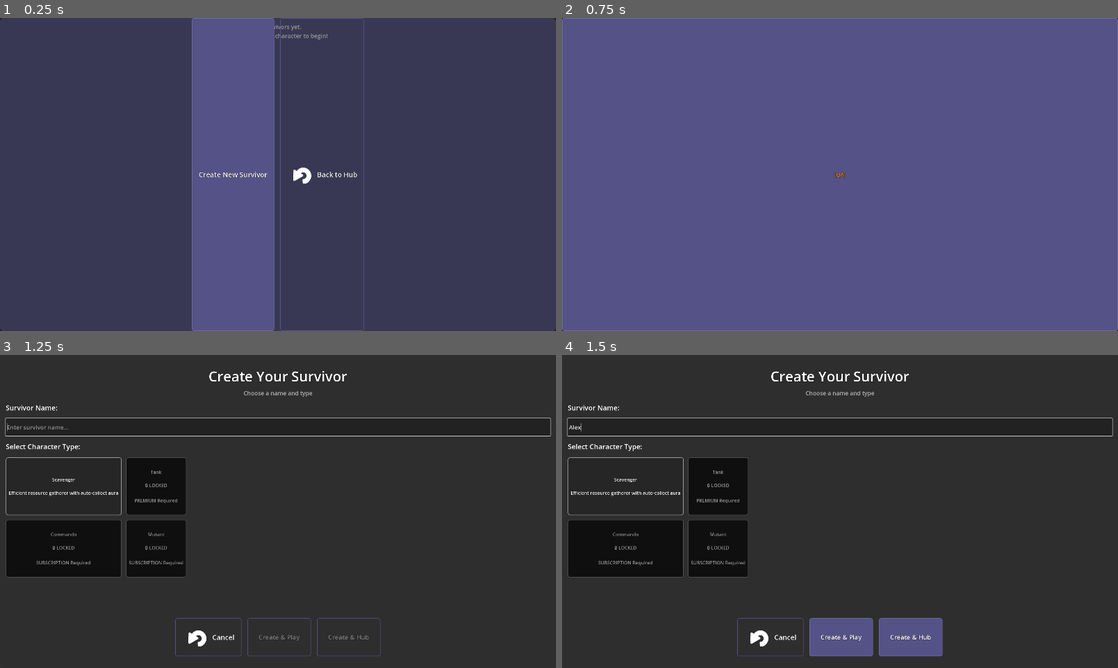
Above: before the commit, frames 1-4 (two rows, left to right).
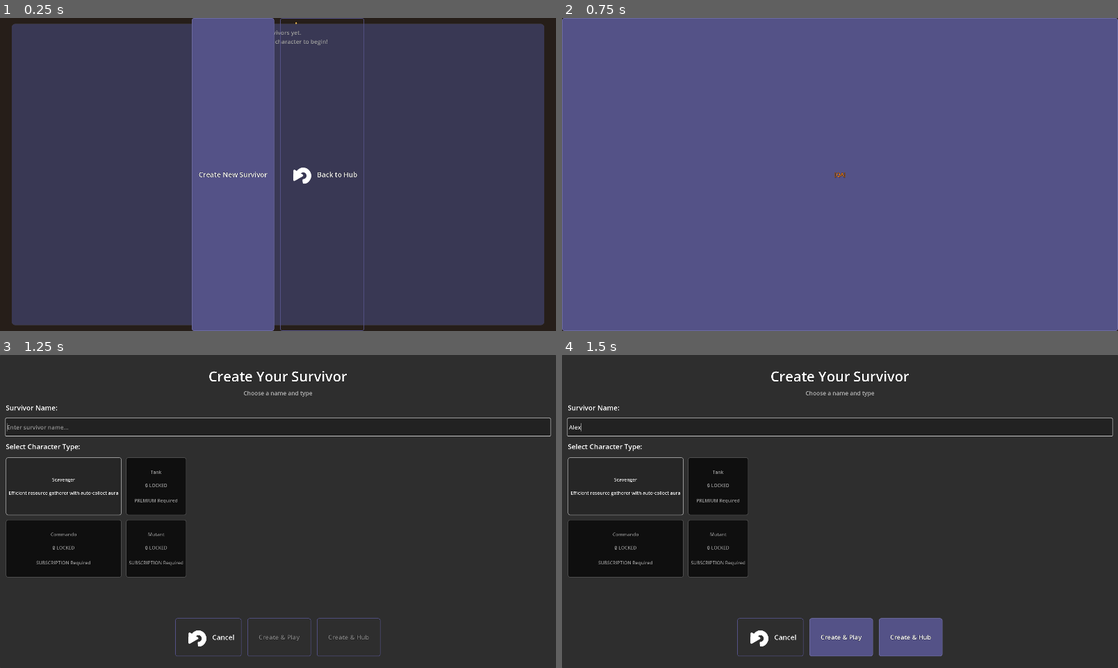
Above: after the commit, the same moments.

Repository: alanjayspector/scrap-survivor-godot
Game: Godot game, scene res://scenes/ui/character_roster.tscn
Two runs of this game, one before a commit and one after it. Both use one fixed random seed, a clock stepped at 60 frames per second and the inputs below. This scene is started directly instead of the project's main scene. Sound files missing from this copy of the repository are replaced by a short silence.
Inputs (mouse positions are in pixels of both pictures, inside the frame that each line leads up to):
- Up to frame 1 (0.25 s): no input
- Up to frame 2 (0.75 s): click "Back to Hub" at 0.5 s
- Up to frame 3 (1.25 s): no input
- Up to frame 4 (1.5 s): click (840, 426) at 1.27 s; type "Alex" at 1.35 s

The runs differ from the first frame. In frame 1, 7.2% of the frame differs, in the area x 0-100%, y 0-100%; in frame 2, nothing differs; in frame 3, nothing differs; in frame 4, nothing differs.

Commit message:
fix(ui): correct layout mode conflicts in ScreenContainer scenes
QA Pass 6 fixes for broken layout on device.

- Move BackgroundPanel outside ScreenContainer in character_creation (full bleed)
- Change ScreenContainer children to layout_mode = 2 (container-controlled)
- Remove anchors_preset from container children (incompatible)
- Add debug logging to ScreenContainer for safe area diagnosis

Fixes layout conflict per CLAUDE_RULES.md lines 346-398.

🤖 Generated with [Claude Code](https://claude.com/claude-code)

Co-Authored-By: Claude <noreply@anthropic.com>

Diff:
--- a/scenes/ui/character_creation.tscn
+++ b/scenes/ui/character_creation.tscn
@@ -14,6 +14,14 @@
 grow_vertical = 2
 script = ExtResource("1")
 
+[node name="BackgroundPanel" type="Panel" parent="."]
+layout_mode = 1
+anchors_preset = 15
+anchor_right = 1.0
+anchor_bottom = 1.0
+grow_horizontal = 2
+grow_vertical = 2
+
 [node name="ScreenContainer" type="MarginContainer" parent="."]
 layout_mode = 1
 anchors_preset = 15
@@ -23,21 +31,8 @@
 grow_vertical = 2
 script = ExtResource("3_screen_container")
 
-[node name="BackgroundPanel" type="Panel" parent="ScreenContainer"]
-layout_mode = 1
-anchors_preset = 15
-anchor_right = 1.0
-anchor_bottom = 1.0
-grow_horizontal = 2
-grow_vertical = 2
-
 [node name="MarginContainer" type="MarginContainer" parent="ScreenContainer"]
-layout_mode = 1
-anchors_preset = 15
-anchor_right = 1.0
-anchor_bottom = 1.0
-grow_horizontal = 2
-grow_vertical = 2
+layout_mode = 2
 theme_override_constants/margin_left = 20
 theme_override_constants/margin_top = 40
 theme_override_constants/margin_right = 20
--- a/scenes/ui/character_roster.tscn
+++ b/scenes/ui/character_roster.tscn
@@ -33,14 +33,8 @@
 script = ExtResource("3_screen_container")
 
 [node name="HeaderContainer" type="VBoxContainer" parent="ScreenContainer"]
-layout_mode = 1
-anchors_preset = 10
-anchor_right = 1.0
-offset_left = 20.0
-offset_top = 20.0
-offset_right = -20.0
-offset_bottom = 120.0
-grow_horizontal = 2
+layout_mode = 2
+size_flags_horizontal = 3
 
 [node name="TitleLabel" type="Label" parent="ScreenContainer/HeaderContainer"]
 layout_mode = 2
@@ -59,16 +53,13 @@
 horizontal_alignment = 1
 
 [node name="CharacterListContainer" type="MarginContainer" parent="ScreenContainer"]
-layout_mode = 1
-anchors_preset = 15
-anchor_right = 1.0
-anchor_bottom = 1.0
-offset_left = 40.0
-offset_top = 140.0
-offset_right = -40.0
-offset_bottom = -140.0
-grow_horizontal = 2
-grow_vertical = 2
+layout_mode = 2
+size_flags_horizontal = 3
+size_flags_vertical = 3
+theme_override_constants/margin_left = 40
+theme_override_constants/margin_top = 20
+theme_override_constants/margin_right = 40
+theme_override_constants/margin_bottom = 20
 
 [node name="ScrollContainer" type="ScrollContainer" parent="ScreenContainer/CharacterListContainer"]
 layout_mode = 2
@@ -81,17 +72,8 @@
 theme_override_constants/separation = 10
 
 [node name="ButtonsContainer" type="HBoxContainer" parent="ScreenContainer"]
-layout_mode = 1
-anchors_preset = 12
-anchor_top = 1.0
-anchor_right = 1.0
-anchor_bottom = 1.0
-offset_left = 40.0
-offset_top = -100.0
-offset_right = -40.0
-offset_bottom = -20.0
-grow_horizontal = 2
-grow_vertical = 0
+layout_mode = 2
+size_flags_horizontal = 3
 theme_override_constants/separation = 20
 alignment = 1
 
--- a/scripts/ui/components/screen_container.gd
+++ b/scripts/ui/components/screen_container.gd
@@ -19,11 +19,17 @@
 
 func _apply_safe_area_insets() -> void:
 	if not OS.has_feature("mobile"):
+		print("[ScreenContainer] Desktop detected - no safe area margins applied")
 		return  # No safe areas on desktop
 
 	# Get safe area from viewport
 	var safe_area = DisplayServer.get_display_safe_area()
 	var viewport_size = get_viewport().get_visible_rect().size
+
+	print("[ScreenContainer] Safe area calculation:")
+	print("  viewport_size: ", viewport_size)
+	print("  safe_area.position: ", safe_area.position)
+	print("  safe_area.size: ", safe_area.size)
 
 	# Calculate insets
 	var inset_top = safe_area.position.y
@@ -31,12 +37,20 @@
 	var inset_bottom = viewport_size.y - (safe_area.position.y + safe_area.size.y)
 	var inset_right = viewport_size.x - (safe_area.position.x + safe_area.size.x)
 
+	print("  Calculated insets:")
+	print("    top: ", inset_top)
+	print("    left: ", inset_left)
+	print("    bottom: ", inset_bottom)
+	print("    right: ", inset_right)
+
 	# Apply as margins
 	add_theme_constant_override("margin_top", int(inset_top))
 	add_theme_constant_override("margin_left", int(inset_left))
 	add_theme_constant_override("margin_bottom", int(inset_bottom))
 	add_theme_constant_override("margin_right", int(inset_right))
 
+	print("[ScreenContainer] Safe area margins applied")
+
 
 func _on_viewport_resized() -> void:
 	# Recalculate safe area insets when viewport size changes
